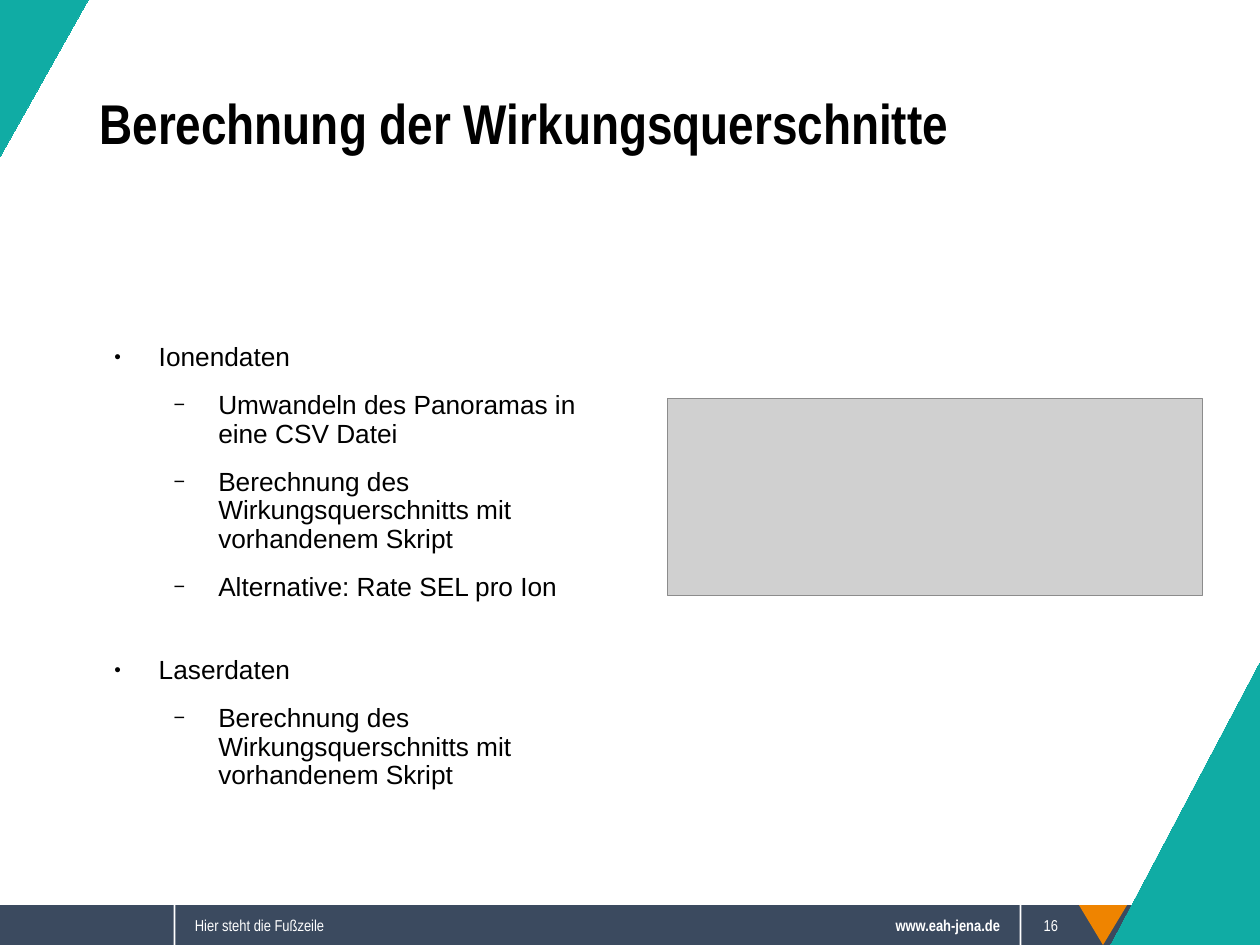
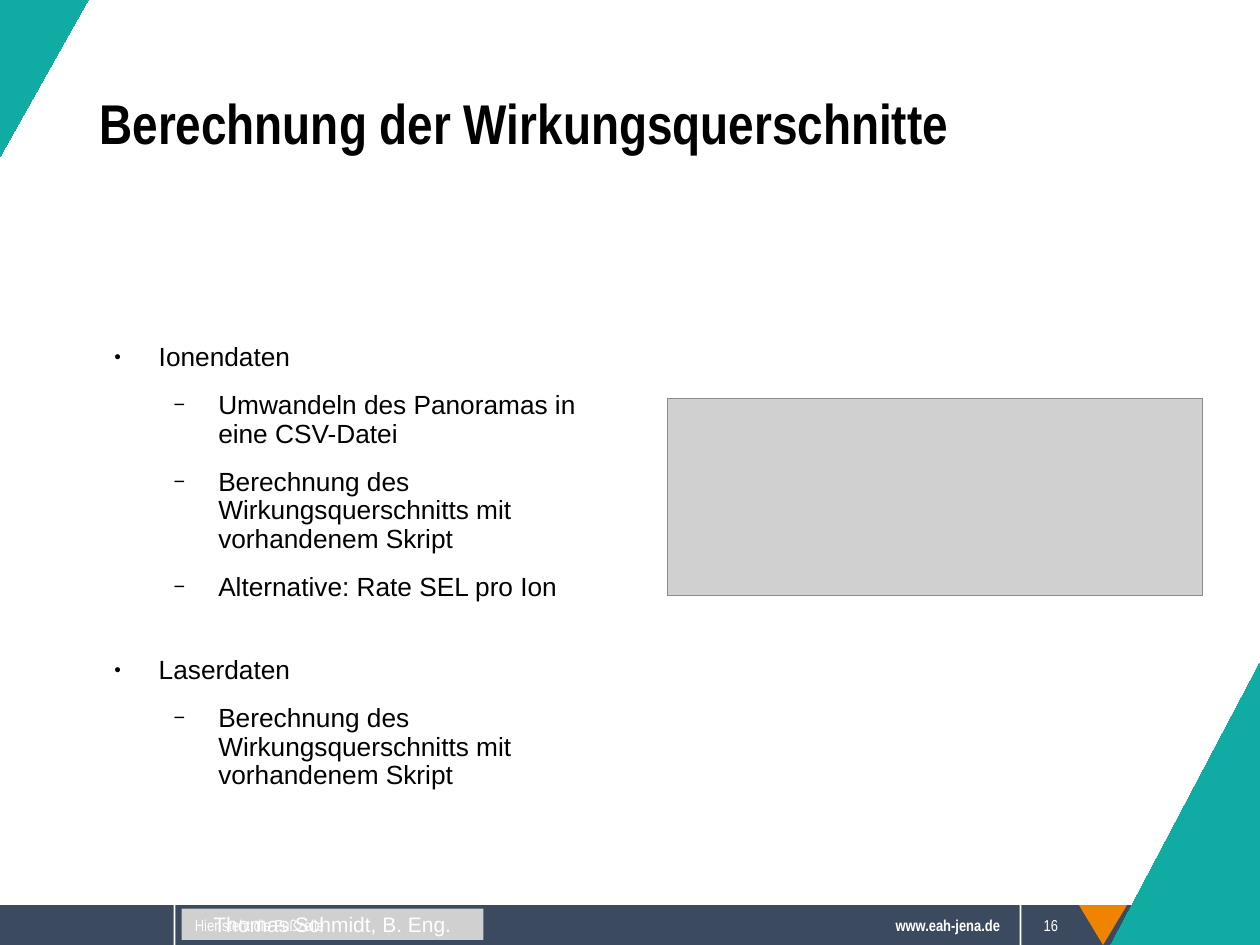
Before and after one commit to Sappy5053/Komplexpraktikum, a slide deck: slide 16 of Präsentation.odp. Drawn at 1260x945 pixels with LibreOffice and Linux fonts; fonts in the diff are those of the drawing; grey boxes stand for pictures; background and template pictures are left out. Boxes give left, top, right and bottom in pixels: in the first picture for what was removed or moved away, otherwise in the second. Text is boxed around its words. In the diff, an @@ line names an element or a change of style, - is before the commit and + after.

```diff
--- a/Präsentation.odp
+++ b/Präsentation.odp
@@ text at box(218, 395, 575, 444): text changed @@
-  − Umwandeln des Panoramas in eine CSV Datei
+  − Umwandeln des Panoramas in eine CSV-Datei
@@ picture added at box(181, 908, 484, 940), 12 pt, text #FFFFFF @@
+Thomas Schmidt, B. Eng.
```
Also in this commit, not shown: 15 other slides changed, 1 other file.
